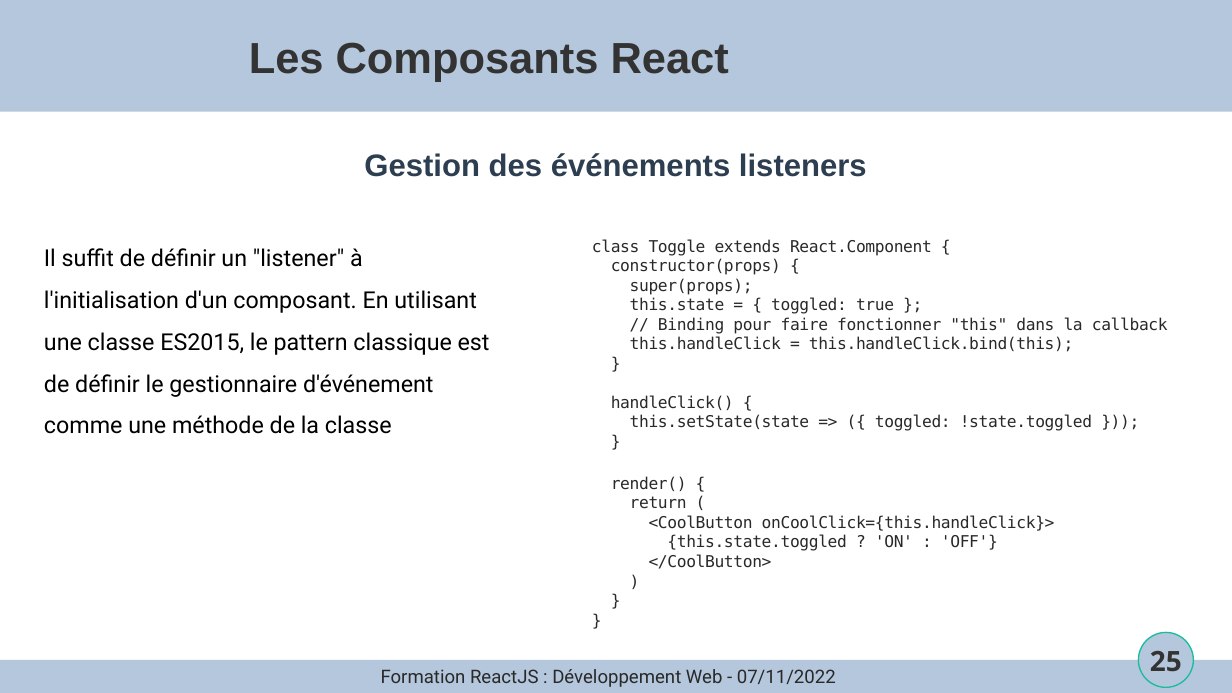
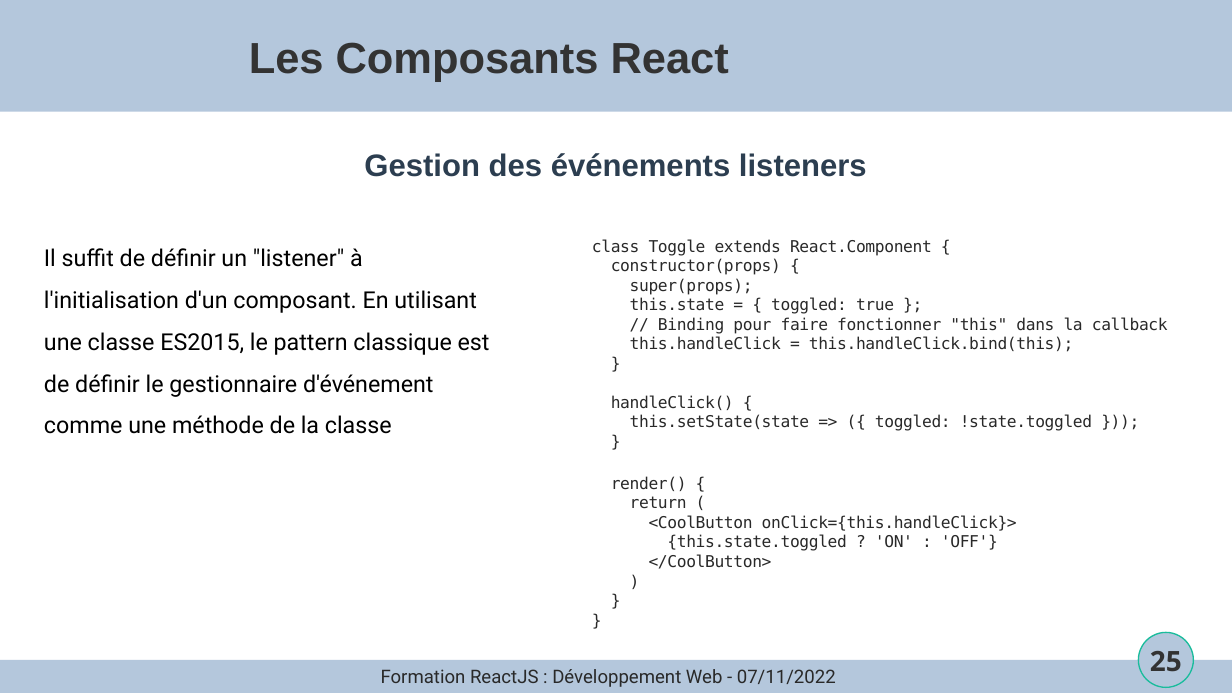
Before and after one commit to joselegitan/formation-react, a slide deck: slide 25 of cours.odp. Drawn at 1232x693 pixels with LibreOffice and Linux fonts; fonts in the diff are those of the drawing; background and template pictures are left out. Boxes give left, top, right and bottom in pixels: in the first picture for what was removed or moved away, otherwise in the second. Text is boxed around its words. In the diff, an @@ line names an element or a change of style, - is before the commit and + after.

```diff
--- a/cours.odp
+++ b/cours.odp
@@ text at (x1=649, y1=515, x2=1017, y2=531): text changed @@
-<CoolButton onCoolClick={this.handleClick}>
+<CoolButton onClick={this.handleClick}>
```
Also in this commit, not shown: 2 other slides changed, 1 other file.
